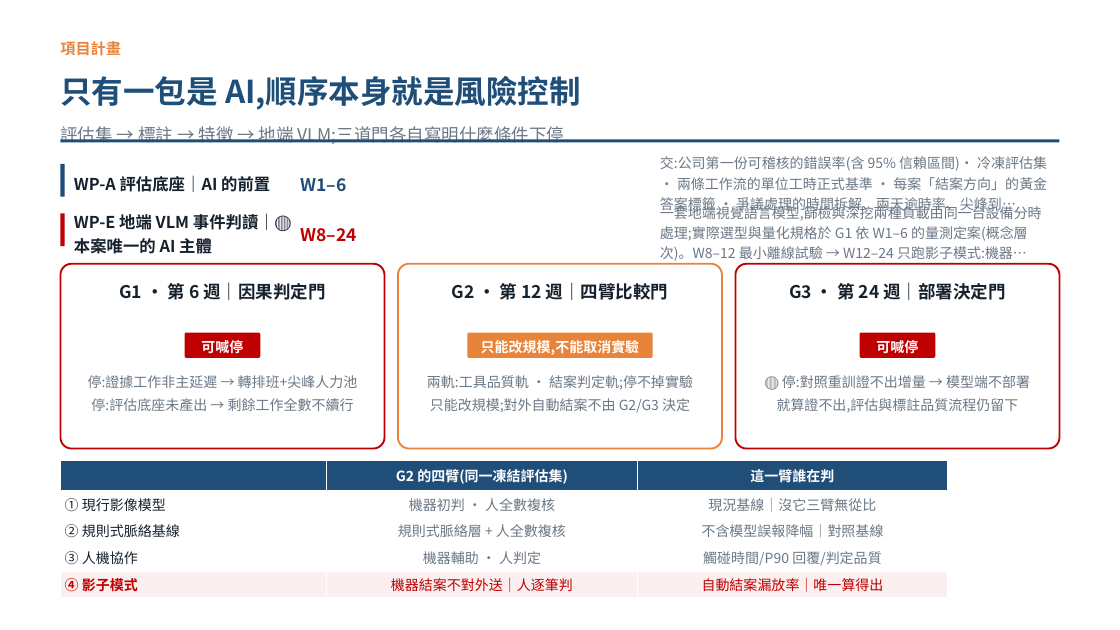
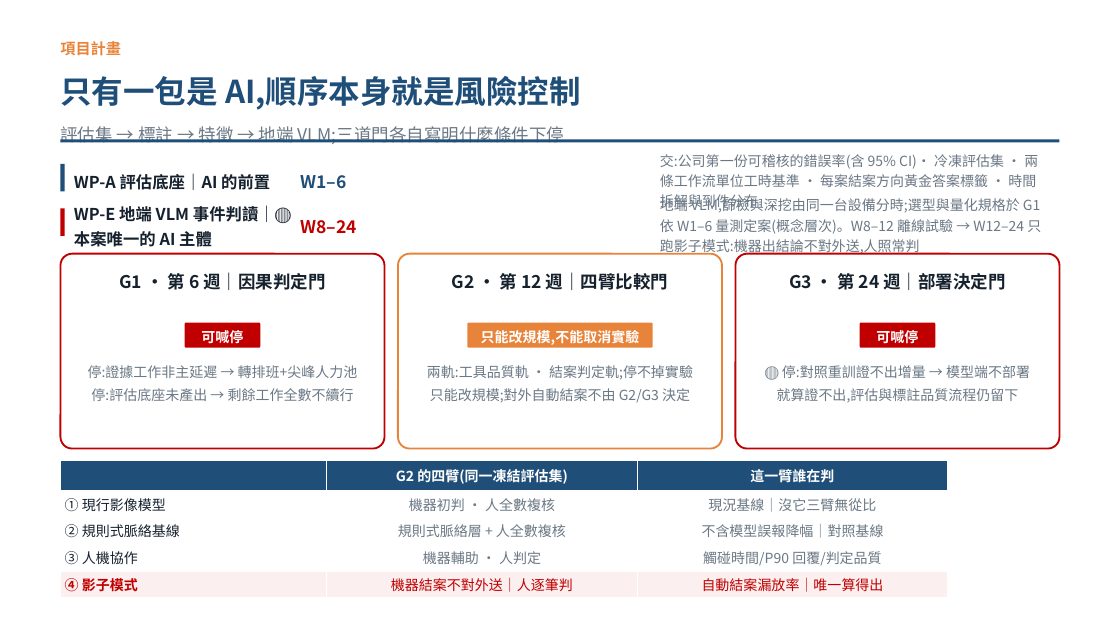
Before and after one commit to pokai-huang0828/UTS_workspace, a slide deck: slide 10 of Artificial Intelligence for Enterprises/Assessment3/Huang_26254793_421104_Assessment 3.pptx. Drawn at 1120x630 pixels with LibreOffice and Linux fonts; fonts in the diff are those of the drawing. Boxes give left, top, right and bottom in pixels: in the first picture for what was removed or moved away, otherwise in the second. Text is boxed around its words. In the diff, an @@ line names an element or a change of style, - is before the commit and + after.

```diff
--- a/Artificial Intelligence for Enterprises/Assessment3/Huang_26254793_421104_Assessment 3.pptx
+++ b/Artificial Intelligence for Enterprises/Assessment3/Huang_26254793_421104_Assessment 3.pptx
@@ rectangle: place and size @@
-rectangle at [60, 164, 65, 197]
+rectangle at [60, 164, 65, 192]
@@ text at [660, 154, 1038, 210]: text changed @@
-交:公司第一份可稽核的錯誤率(含 95% 信賴區間)· 冷凍評估集 · 兩條工作流的單位工時正式基準 · 每案「結案方向」的黃金答案標籤 · 爭議處理的時間拆解、兩天逾時率、尖峰到…
+交:公司第一份可稽核的錯誤率(含 95% CI)· 冷凍評估集 · 兩條工作流單位工時基準 · 每案結案方向黃金答案標籤 · 時間拆解與到件分布
@@ rectangle: place and size @@
-rectangle at [60, 213, 65, 246]
+rectangle at [60, 208, 65, 236]
@@ text "WP-E 地端 VLM 事件判讀｜🔴 本案唯一的 ...": place and size @@
-text "WP-E 地端 VLM 事件判讀｜🔴 本案唯一的 ..." at [74, 213, 275, 254]
+text "WP-E 地端 VLM 事件判讀｜🔴 本案唯一的 ..." at [74, 205, 275, 247]
@@ text "W8–24": place and size @@
-text "W8–24" at [300, 228, 356, 242]
+text "W8–24" at [300, 220, 356, 234]
@@ text at [660, 197, 1041, 255]: text changed @@
-一套地端視覺語言模型,篩檢與深挖兩種負載由同一台設備分時處理;實際選型與量化規格於 G1 依 W1–6 的量測定案(概念層次)。W8–12 最小離線試驗 → W12–24 只跑影子模式:機器…
+地端 VLM,篩檢與深挖由同一台設備分時;選型與量化規格於 G1 依 W1–6 量測定案(概念層次)。W8–12 離線試驗 → W12–24 只跑影子模式:機器出結論不對外送,人照常判
@@ rounded rectangle: place and size @@
-rounded rectangle at [60, 264, 385, 449]
+rounded rectangle at [60, 254, 385, 449]
@@ rounded rectangle: place and size @@
-rounded rectangle at [398, 264, 723, 449]
+rounded rectangle at [398, 254, 723, 449]
@@ rounded rectangle: place and size @@
-rounded rectangle at [736, 264, 1060, 449]
+rounded rectangle at [736, 254, 1060, 449]
@@ 6 texts, 3 rounded rectangles: place and size @@
-6 texts, 3 rounded rectangles at [119, 280, 1005, 358]
+6 texts, 3 rounded rectangles at [119, 270, 1005, 348]
@@ text "停:證據工作非主延遲 → 轉排班+尖峰人力池": place and size @@
-text "停:證據工作非主延遲 → 轉排班+尖峰人力池" at [88, 375, 358, 411]
+text "停:證據工作非主延遲 → 轉排班+尖峰人力池" at [88, 365, 358, 401]
@@ text "兩軌:工具品質軌 · 結案判定軌;停不掉實驗": place and size @@
-text "兩軌:工具品質軌 · 結案判定軌;停不掉實驗" at [427, 375, 693, 412]
+text "兩軌:工具品質軌 · 結案判定軌;停不掉實驗" at [427, 365, 693, 402]
@@ text "🔴 停:對照重訓證不出增量 → 模型端不部署": place and size @@
-text "🔴 停:對照重訓證不出增量 → 模型端不部署" at [777, 375, 1030, 413]
+text "🔴 停:對照重訓證不出增量 → 模型端不部署" at [777, 365, 1030, 403]
```
Also in this commit, not shown: 4 other slides changed, 2 other files.
